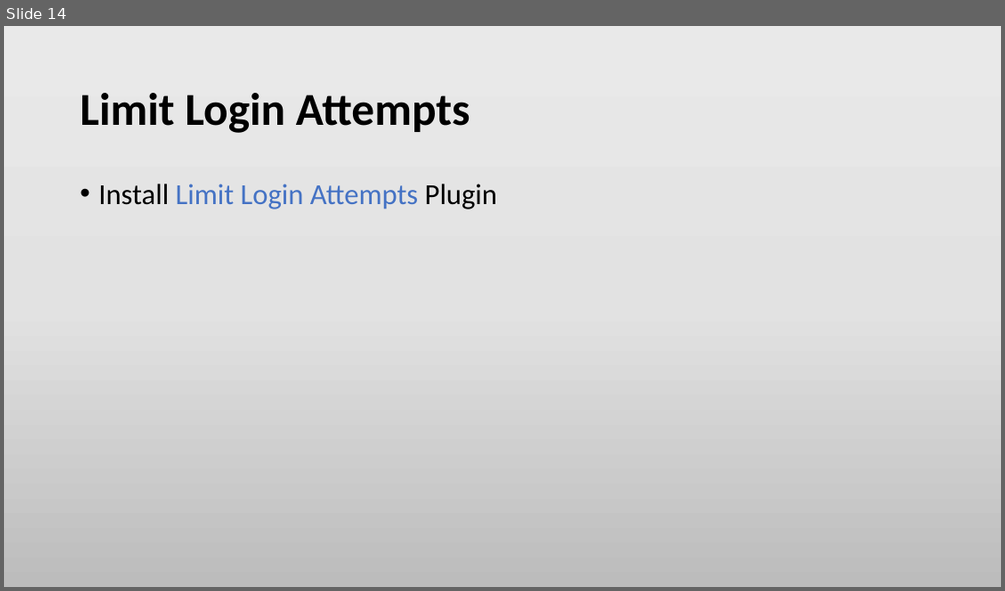
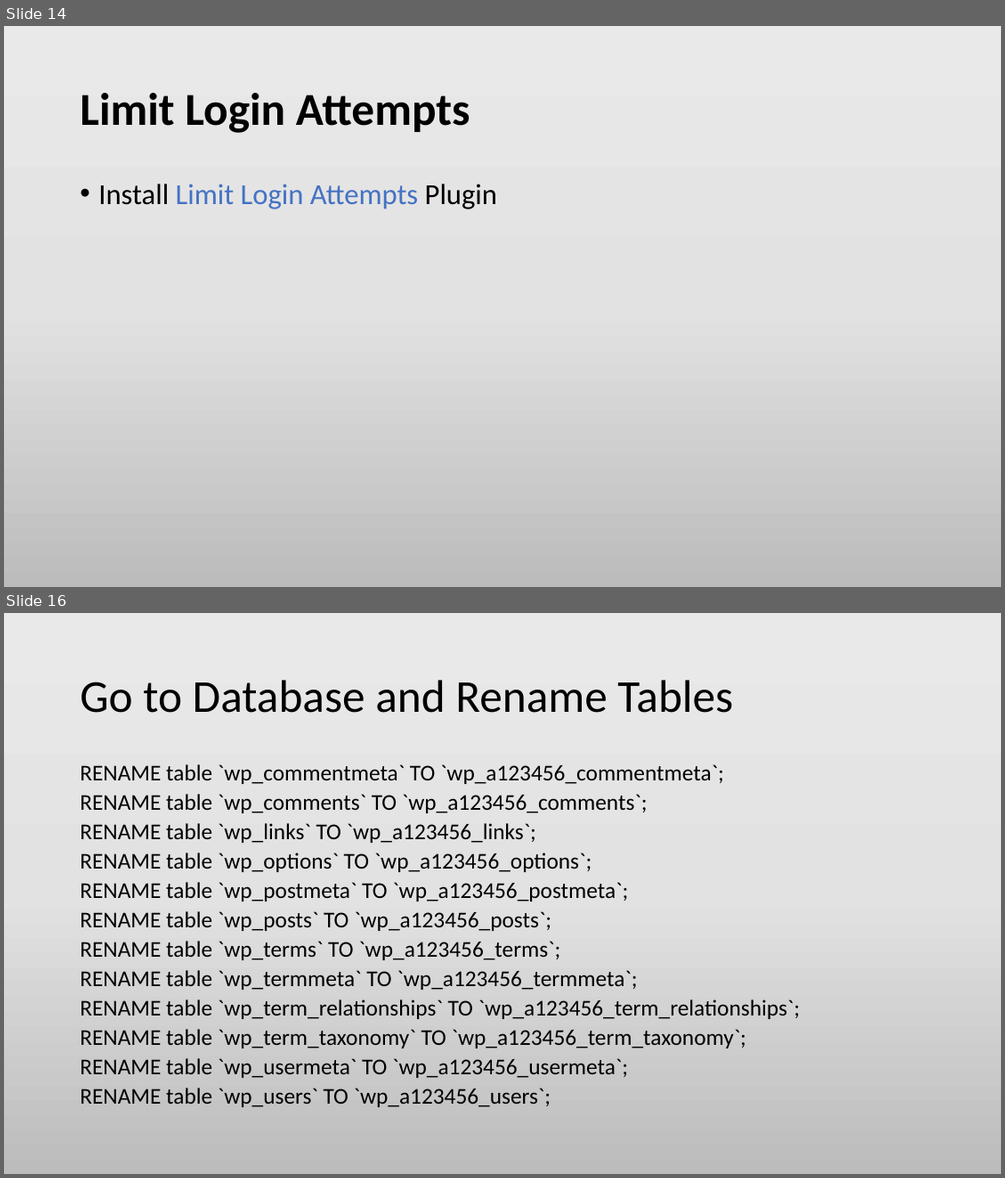
Before and after one commit to min-naing/Wordpress-Tuto-PowerPoint, a slide deck: 5. Wordpress Security.pptx. Shown one above the other, each under a label of ours: slide 14 before the commit, slides 14 and 16 after it; the slides between them are not shown. The pictures are 1005x591 and 1005x1178 pixels, drawn with LibreOffice and Linux fonts; fonts in the diff are those of the drawing. Boxes give left, top, right and bottom in pixels: in the first picture for what was removed or moved away, otherwise in the second. Text is boxed around its words. In the diff, an @@ line names an element or a change of style, - is before the commit and + after.

```diff
--- a/5. Wordpress Security.pptx
+++ b/5. Wordpress Security.pptx
@@ slide 16 added at (4,613,1001,1174), background gradient #EBEAEA to #E4E3E3 to #BDBCBC @@
@@ title added at (80,680,733,713), 44 pt, text #000000 @@
+Go to Database and Rename Tables
@@ text added at (80,764,800,1107), 21.7 pt, text #000000 @@
+RENAME table `wp_commentmeta` TO `wp_a123456_commentmeta`;
+RENAME table `wp_comments` TO `wp_a123456_comments`;
+RENAME table `wp_links` TO `wp_a123456_links`;
+RENAME table `wp_options` TO `wp_a123456_options`;
+RENAME table `wp_postmeta` TO `wp_a123456_postmeta`;
+RENAME table `wp_posts` TO `wp_a123456_posts`;
+RENAME table `wp_terms` TO `wp_a123456_terms`;
+RENAME table `wp_termmeta` TO `wp_a123456_termmeta`;
+RENAME table `wp_term_relationships` TO `wp_a123456_term_relationships`;
+RENAME table `wp_term_taxonomy` TO `wp_a123456_term_taxonomy`;
+RENAME table `wp_usermeta` TO `wp_a123456_usermeta`;
+RENAME table `wp_users` TO `wp_a123456_users`;
```
Also in this commit, not shown: 2 slides changed, 4 other slides added, 3 other files.
